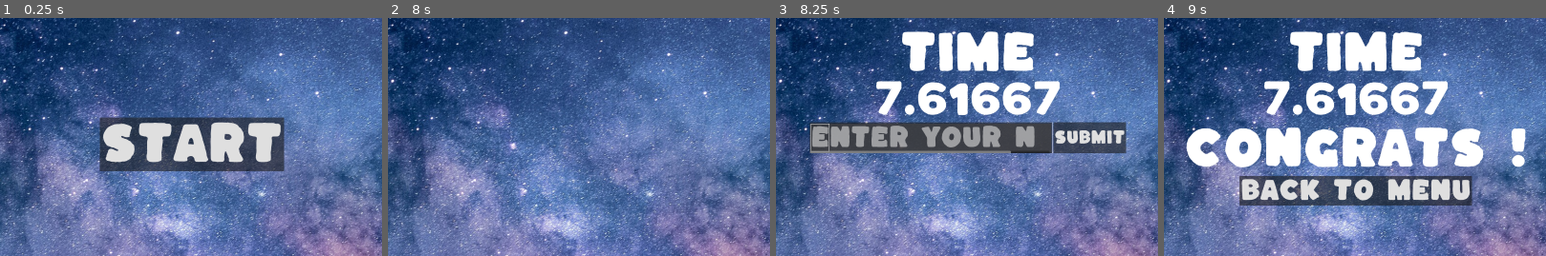
Above: before the commit, frames 1-4 (left to right).
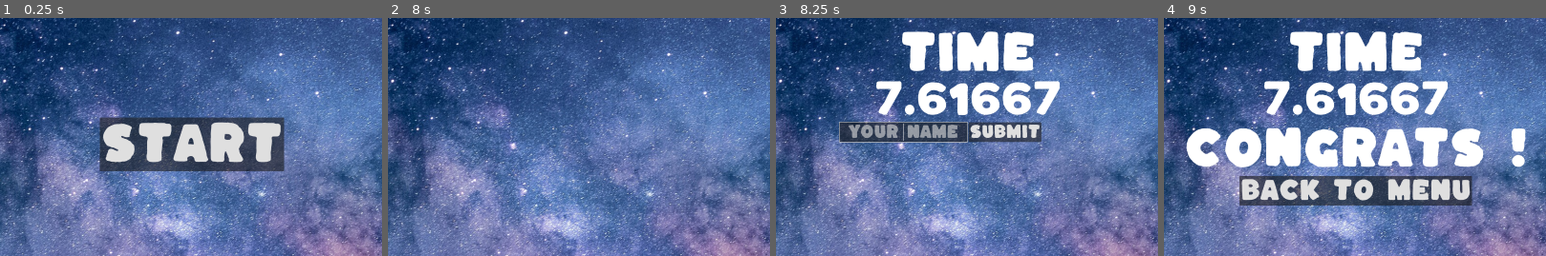
Above: after the commit, the same moments.

Repository: rteijeiro/drupalheroes
Game: Godot game, scene res://start.tscn
Same seed, same stepped clock (60 frames per second), same inputs: the game is played once before the commit and once after it. The engine's default icon, where the game draws it, is replaced by a stand-in: a white triangle on a blue panel in a dark square.
Inputs (mouse positions are % of the whole screen's width and height, from its top left):
- Up to frame 1 (0.25 s): no input
- Up to frame 2 (8 s): click "Start" at 0.5 s; move the mouse to (61, 23) at 1.27 s; click (61, 23) at 1.42 s; move the mouse to (55, 83) at 2.02 s; click (55, 83) at 2.17 s; move the mouse to (42, 97) at 2.77 s; click (42, 97) at 2.92 s; move the mouse to (34, 84) at 3.52 s; click (34, 84) at 3.67 s; move the mouse to (77, 59) at 4.27 s; click (77, 59) at 4.42 s; move the mouse to (71, 99) at 5.02 s; click (71, 99) at 5.17 s; move the mouse to (93, 77) at 5.77 s; click (93, 77) at 5.92 s; move the mouse to (98, 82) at 6.52 s; click (98, 82) at 6.67 s; move the mouse to (82, 93) at 7.27 s; click (82, 93) at 7.42 s
- Up to frame 3 (8.25 s): move the mouse to (19, 56) at 8.02 s; click (19, 56) at 8.17 s
- Up to frame 4 (9 s): click "Submit" at 8.75 s
The pictures show only the part of the screen within x 25-75%, y 29-79%; the shares and areas given below are measured in that part.

Frames 1-2 are identical in both runs. In frame 3, 9.2% of the frame differs, in the area x 8-92%, y 43-57%; in frame 4, nothing differs.

Commit message:
Replaces textbox with linetext component.

Diff:
--- a/score.tscn
+++ b/score.tscn
@@ -39,22 +39,21 @@
 [node name="HBoxContainer" type="HBoxContainer" parent="CanvasLayer/MarginContainer/VBoxContainer"]
 layout_mode = 2
 
-[node name="Name" type="TextEdit" parent="CanvasLayer/MarginContainer/VBoxContainer/HBoxContainer"]
+[node name="Name" type="LineEdit" parent="CanvasLayer/MarginContainer/VBoxContainer/HBoxContainer"]
+custom_minimum_size = Vector2(428, 0)
 layout_mode = 2
-size_flags_horizontal = 3
-size_flags_vertical = 4
-focus_neighbor_right = NodePath("../Submit")
+size_flags_horizontal = 10
 theme_override_fonts/font = ExtResource("1_7xas1")
-theme_override_font_sizes/font_size = 80
-placeholder_text = "ENTER YOUR NAME"
-highlight_current_line = true
-scroll_fit_content_height = true
-caret_type = 1
+theme_override_font_sizes/font_size = 50
+placeholder_text = "Your name"
+alignment = 1
+max_length = 255
+expand_to_text_length = true
 caret_blink = true
 
 [node name="Submit" type="Button" parent="CanvasLayer/MarginContainer/VBoxContainer/HBoxContainer"]
 layout_mode = 2
-size_flags_horizontal = 8
+size_flags_horizontal = 2
 theme_override_fonts/font = ExtResource("1_7xas1")
 theme_override_font_sizes/font_size = 50
 text = "Submit"
